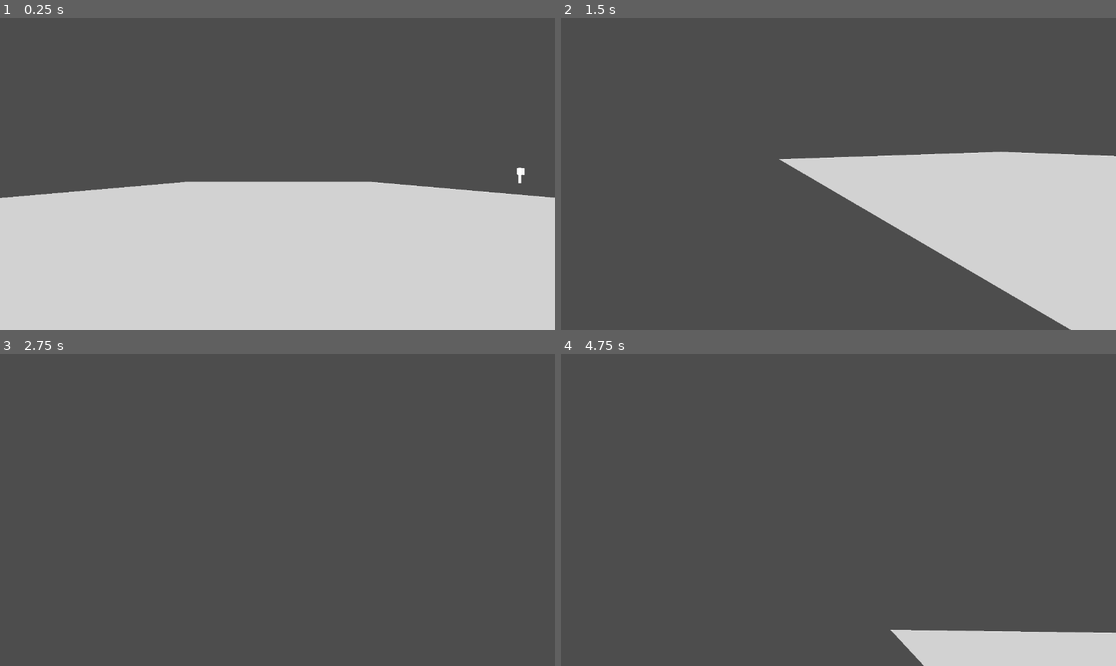
Above: before the commit, frames 1-4 (two rows, left to right).
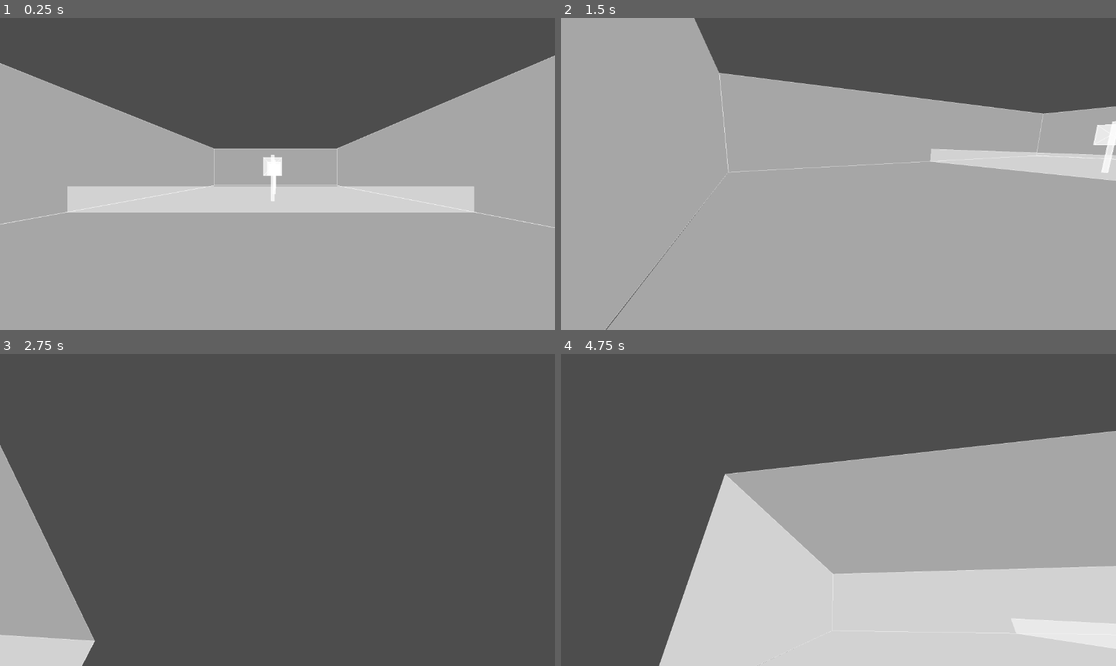
Above: after the commit, the same moments.

Repository: kommeleon/matura
Game: Godot game, scene res://node_2d.tscn
Same seed, same stepped clock (60 frames per second), same inputs: the game is played once before the commit and once after it.
Inputs (mouse positions are in pixels of both pictures, inside the frame that each line leads up to):
- Up to frame 1 (0.25 s): no input
- Up to frame 2 (1.5 s): tap Enter (ui_accept) at 0.5, 1.35 s; move the mouse to (960, 158) at 0.52 s; hold Right (ui_right) 0.53-1.28 s; hold Enter (ui_accept) 0.53-1.28 s; click (960, 158) at 0.67 s; move the mouse to (727, 189) at 1.27 s; hold Down (ui_down) from 1.28 s (still down); click (727, 189) at 1.42 s
- Up to frame 3 (2.75 s): tap Enter (ui_accept) at 1.52, 1.82 s; move the mouse to (333, 441) at 2.02 s; release Down (ui_down) at 2.03 s; hold Right (ui_right) from 2.03 s (still down); hold Enter (ui_accept) from 2.03 s (still down); click (333, 441) at 2.17 s
- Up to frame 4 (4.75 s): move the mouse to (810, 572) at 2.77 s; release Right (ui_right) at 2.78 s; release Enter (ui_accept) at 2.78 s; hold Up (ui_up) 2.78-3.53 s; tap Enter (ui_accept) at 2.85, 3.02, 3.32, 4.35, 4.52 s; click (810, 572) at 2.92 s; move the mouse to (1005, 556) at 3.52 s; hold Enter (ui_accept) 3.53-4.28 s; hold Left (ui_left) from 3.53 s (still down); click (1005, 556) at 3.67 s; tap Escape (ui_cancel) at 4.15 s; move the mouse to (672, 463) at 4.27 s; click (672, 463) at 4.42 s

The runs differ from the first frame. In frame 1, 63% of the frame differs, in the area x 0-100%, y 12-100%; in frame 2, 80%, in the area x 0-100%, y 0-100%; in frame 3, 6.7%; in frame 4, 48%.

Commit message:
Messung der FPS und Szenen von Blender eingefügt
~4h
Ich habe die Szenen die ich schon Blender gemacht habe, in Godot eingefügt. Ausserdem kann wird jetzt jede halbe Sekunde gesagt, was die durschnittliche FPS während dieser halbe Sekunde waren.

Diff:
--- a/project.godot
+++ b/project.godot
@@ -15,6 +15,10 @@
 config/features=PackedStringArray("4.6")
 config/icon="res://icon.svg"
 
+[display]
+
+window/vsync/vsync_mode=0
+
 [dotnet]
 
 project/assembly_name="matura"
@@ -25,6 +29,19 @@
 
 [input]
 
+ui_accept={
+"deadzone": 0.5,
+"events": [Object(InputEventKey,"resource_local_to_scene":false,"resource_name":"","device":0,"window_id":0,"alt_pressed":false,"shift_pressed":false,"ctrl_pressed":false,"meta_pressed":false,"pressed":false,"keycode":4194309,"physical_keycode":0,"key_label":0,"unicode":0,"location":0,"echo":false,"script":null)
+, Object(InputEventKey,"resource_local_to_scene":false,"resource_name":"","device":0,"window_id":0,"alt_pressed":false,"shift_pressed":false,"ctrl_pressed":false,"meta_pressed":false,"pressed":false,"keycode":4194310,"physical_keycode":0,"key_label":0,"unicode":0,"location":0,"echo":false,"script":null)
+, Object(InputEventKey,"resource_local_to_scene":false,"resource_name":"","device":-1,"window_id":0,"alt_pressed":false,"shift_pressed":false,"ctrl_pressed":false,"meta_pressed":false,"pressed":false,"keycode":0,"physical_keycode":4194309,"key_label":0,"unicode":0,"location":0,"echo":false,"script":null)
+]
+}
+ui_cancel={
+"deadzone": 0.5,
+"events": [Object(InputEventKey,"resource_local_to_scene":false,"resource_name":"","device":0,"window_id":0,"alt_pressed":false,"shift_pressed":false,"ctrl_pressed":false,"meta_pressed":false,"pressed":false,"keycode":4194305,"physical_keycode":0,"key_label":0,"unicode":0,"location":0,"echo":false,"script":null)
+, Object(InputEventKey,"resource_local_to_scene":false,"resource_name":"","device":-1,"window_id":0,"alt_pressed":false,"shift_pressed":false,"ctrl_pressed":false,"meta_pressed":false,"pressed":false,"keycode":0,"physical_keycode":4194305,"key_label":0,"unicode":0,"location":0,"echo":false,"script":null)
+]
+}
 ui_left={
 "deadzone": 0.5,
 "events": [Object(InputEventKey,"resource_local_to_scene":false,"resource_name":"","device":0,"window_id":0,"alt_presse …(194 unchanged characters)…
--- a/screen_renderer.gd
+++ b/screen_renderer.gd
@@ -1,18 +1,111 @@
 extends Node2D
-var Ziel_1 = {
-	'points': [Vector3(80.7073, 0.0030, 64.1592), Vector3(80.7073, 5.0770, 64.1592), Vector3(80.7073, 0.0030, 64.4974), Vector3(80.7073, 5.0770, 64.4974), Vector3(81.0456, 0.0030, 64.1592), Vector3(81.0456, 5.0770, 64.1592), Vector3(81.0456, 0.0030, 64.4974), Vector3(81.0456, 5.0770, 64.4974), Vector3(79.8764, 2.8000, 63.9183), Vector3(79.8764, 4.8000, 63.9183), Vector3(79.8764, 2.8000, 64.2027), Vector3(79.8764, 4.8000, 64.2027), Vector3(81.8764, 2.8000, 63.9183), Vector3(81.8764, 4.8000, 63.9183), Vector3(81.8764, 2.8000, 64.2027), Vector3(81.8764, 4.8000, 64.2027), Vector3(80.8764, 3.8000, 63.9183)],
-	'faces': [[0, 1, 3, 2], [2, 3, 7, 6], [6, 7, 5, 4], [4, 5, 1, 0], [2, 6, 4, 0], [7, 3, 1, 5], [8, 9, 11, 10], [10, 11, 15, 14], [14, 15, 13, 12], [12, 16, 8], [10, 14, 12, 8], [15, 11, 9, 13], [8, 16, 9], [9, 16, 13], [16, 12, 13]]
+
+var plane_001 = {
+	'points': [Vector3(-16.5296, 0.0000, 15.1689), Vector3(15.4704, 0.0000, 15.1689), Vector3(-16.5296, 2.0000, 15.1689), Vector3(15.4704, 2.0000, 15.1689)],
+	'faces': [[0, 1, 3, 2]]
+}
+var plane = {
+	'points': [Vector3(-16.5296, 0.0000, -13.8311), Vector3(15.4704, 0.0000, -13.8311), Vector3(-16.5296, 0.0000, 50.1689), Vector3(15.4704, 0.0000, 50.1689)],
+	'faces': [[0, 1, 3, 2]]
+}
+var ziel_1 = {
+	'points': [Vector3(-0.6988, 0.0030, 21.2529), Vector3(-0.6988, 5.0770, 21.2529), Vector3(-0.6988, 0.0030, 21.5912), Vector3(-0.6988, 5.0770, 21.5912), Vector3(-0.3605, 0.0030, 21.2529), Vector3(-0.3605, 5.0770, 21.2529), Vector3(-0.3605, 0.0030, 21.5912), Vector3(-0.3605, 5.0770, 21.5912), Vector3(-1.5296, 2.8000, 21.0121), Vector3(-1.5296, 4.8000, 21.0121), Vector3(-1.5296, 2.8000, 21.2964), Vector3(-1.5296, 4.8000, 21.2964), Vector3(0.4704, 2.8000, 21.0121), Vector3(0.4704, 4.8000, 21.0121), Vector3(0.4704, 2.8000, 21.2964), Vector3(0.4704, 4.8000, 21.2964), Vector3(-0.5296, 3.8000, 21.0121)],
+	'faces': [[0, 1, 3, 2], [2, 3, 7, 6], [6, 7, 5, 4], [4, 5, 1, 0], [2, 6, 4, 0], [7, 3, 1, 5], [8, 9, 11, 10], [10, 11, 15, 14], [14, 15, 13, 12], [12, 16, 8], [10, 14, 12, 8], [15, 11, 9, 13], [8, 16, 9], [9, 16, 13], [16, 12, 13]]
+}
+var ziel_2 = {
+	'points': [Vector3(-0.6988, 0.0030, 29.1571), Vector3(-0.6988, 5.0770, 29.1571), Vector3(-0.6988, 0.0030, 29.4953), Vector3(-0.6988, 5.0770, 29.4953), Vector3(-0.3605, 0.0030, 29.1571), Vector3(-0.3605, 5.0770, 29.1571), Vector3(-0.3605, 0.0030, 29.4953), Vector3(-0.3605, 5.0770, 29.4953), Vector3(-1.5296, 2.8000, 28.9162), Vector3(-1.5296, 4.8000, 28.9162), Vector3(-1.5296, 2.8000, 29.2006), Vector3(-1.5296, 4.8000, 29.2006), Vector3(0.4704, 2.8000, 28.9162), Vector3(0.4704, 4.8000, 28.9162), Vector3(0.4704, 2.8000, 29.2006), Vector3(0.4704, 4.8000, 29.2006), Vector3(-0.5296, 3.8000, 28.9162)],
+	'faces': [[0, 1, 3, 2], [2, 3, 7, 6], [6, 7, 5, 4], [4, 5, 1, 0], [2, 6, 4, 0], [7, 3, 1, 5], [8, 9, 11, 10], [10, 11, 15, 14], [14, 15, 13, 12], [12, 16, 8], [10, 14, 12, 8], [15, 11, 9, 13], [8, 16, 9], [9, 16, 13], [16, 12, 13]]
+}
+var ziel_3 = {
+	'points': [Vector3(-0.6988, 0.0030, 35.4524), Vector3(-0.6988, 5.0770, 35.4524), Vector3(-0.6988, 0.0030, 35.7907), Vector3(-0.6988, 5.0770, 35.7907), Vector3(-0.3605, 0.0030, 35.4524), Vector3(-0.3605, 5.0770, 35.4524), Vector3(-0.3605, 0.0030, 35.7907), Vector3(-0.3605, 5.0770, 35.7907), Vector3(-1.5296, 2.8000, 35.2116), Vector3(-1.5296, 4.8000, 35.2116), Vector3(-1.5296, 2.8000, 35.4959), Vector3(-1.5296, 4.8000, 35.4959), Vector3(0.4704, 2.8000, 35.2116), Vector3(0.4704, 4.8000, 35.2116), Vector3(0.4704, 2.8000, 35.4959), Vector3(0.4704, 4.8000, 35.4959), Vector3(-0.5296, 3.8000, 35.2116)],
+	'faces': [[0, 1, 3, 2], [2, 3, 7, 6], [6, 7, 5, 4], [4, 5, 1, 0], [2, 6, 4, 0], [7, 3, 1, 5], [8, 9, 11, 10], [10, 11, 15, 14], [14, 15, 13, 12], [12, 16, 8], [10, 14, 12, 8], [15, 11, 9, 13], [8, 16, 9], [9, 16, 13], [16, 12, 13]]
+}
+var ziel_4 = {
+	'points': [Vector3(-0.6988, 0.0030, 40.5056), Vector3(-0.6988, 5.0770, 40.5056), Vector3(-0.6988, 0.0030, 40.8438), Vector3(-0.6988, 5.0770, 40.8438), Vector3(-0.3605, 0.0030, 40.5056), Vector3(-0.3605, 5.0770, 40.5056), Vector3(-0.3605, 0.0030, 40.8438), Vector3(-0.3605, 5.0770, 40.8438), Vector3(-1.5296, 2.8000, 40.2647), Vector3(-1.5296, 4.8000, 40.2647), Vector3(-1.5296, 2.8000, 40.5491), Vector3(-1.5296, 4.8000, 40.5491), Vector3(0.4704, 2.8000, 40.2647), Vector3(0.4704, 4.8000, 40.2647), Vector3(0.4704, 2.8000, 40.5491), Vector3(0.4704, 4.8000, 40.5491), Vector3(-0.5296, 3.8000, 40.2647)],
+	'faces': [[0, 1, 3, 2], [2, 3, 7, 6], [6, 7, 5, 4], [4, 5, 1, 0], [2, 6, 4, 0], [7, 3, 1, 5], [8, 9, 11, 10], [10, 11, 15, 14], [14, 15, 13, 12], [12, 16, 8], [10, 14, 12, 8], [15, 11, 9, 13], [8, 16, 9], [9, 16, 13], [16, 12, 13]]
+}
+var ziel_5 = {
+	'points': [Vector3(-0.8851, 0.0030, 44.9307), Vector3(-0.8851, 5.0770, 44.9307), Vector3(-0.8851, 0.0030, 45.2690), Vector3(-0.8851, 5.0770, 45.2690), Vector3(-0.5468, 0.0030, 44.9307), Vector3(-0.5468, 5.0770, 44.9307), Vector3(-0.5468, 0.0030, 45.2690), Vector3(-0.5468, 5.0770, 45.2690), Vector3(-1.7159, 2.8000, 44.6899), Vector3(-1.7159, 4.8000, 44.6899), Vector3(-1.7159, 2.8000, 44.9743), Vector3(-1.7159, 4.8000, 44.9743), Vector3(0.2841, 2.8000, 44.6899), Vector3(0.2841, 4.8000, 44.6899), Vector3(0.2841, 2.8000, 44.9743), Vector3(0.2841, 4.8000, 44.9743), Vector3(-0.7159, 3.8000, 44.6899)],
+	'faces': [[0, 1, 3, 2], [2, 3, 7, 6], [6, 7, 5, 4], [4, 5, 1, 0], [2, 6, 4, 0], [7, 3, 1, 5], [8, 9, 11, 10], [10, 11, 15, 14], [14, 15, 13, 12], [12, 16, 8], [10, 14, 12, 8], [15, 11, 9, 13], [8, 16, 9], [9, 16, 13], [16, 12, 13]]
+}
+var plane_002 = {
+	'points': [Vector3(-16.5296, 0.0000, -13.8311), Vector3(-16.5296, 9.6000, -13.8311), Vector3(-16.5296, 0.0000, 50.1689), Vector3(-16.5296, 9.6000, 50.1689)],
+	'faces': [[0, 1, 3, 2]]
+}
+var plane_003 = {
+	'points': [Vector3(15.4704, 0.0000, -13.8311), Vector3(15.4704, 9.6000, -13.8311), Vector3(15.4704, 0.0000, 50.1689), Vector3(15.4704, 9.6000, 50.1689)],
+	'faces': [[0, 1, 3, 2]]
+}
+var plane_004 = {
+	'points': [Vector3(-16.5296, 9.5948, -13.8311), Vector3(15.4704, 9.5948, -13.8311), Vector3(-16.5296, 0.0225, -13.8311), Vector3(15.4704, 0.0225, -13.8311)],
+	'faces': [[0, 1, 3, 2]]
+}
+var plane_005 = {
+	'points': [Vector3(-16.5296, 9.5948, 50.1689), Vector3(15.4704, 9.5948, 50.1689), Vector3(-16.5296, 0.0225, 50.1689), Vector3(15.4704, 0.0225, 50.1689)],
+	'faces': [[0, 1, 3, 2]]
+}
+
+var cube_005 = {
+	'points': [Vector3(42.4966, -0.9000, -2.4637), Vector3(42.4966, 0.9000, -2.4637), Vector3(42.4966, -0.9000, 3.5363), Vector3(42.4966, 0.9000, 3.5363), Vector3(48.4966, -0.9000, -2.4637), Vector3(48.4966, 0.9000, -2.4637), Vector3(48.4966, -0.9000, 3.5363), Vector3(48.4966, 0.9000, 3.5363)],
+	'faces': [[0, 1, 3, 2], [2, 3, 7, 6], [6, 7, 5, 4], [4, 5, 1, 0], [2, 6, 4, 0], [7, 3, 1, 5]]
+}
+var cube_006 = {
+	'points': [Vector3(50.4966, 4.1000, 4.5363), Vector3(50.4966, 5.9000, 4.5363), Vector3(50.4966, 4.1000, 10.5363), Vector3(50.4966, 5.9000, 10.5363), Vector3(56.4966, 4.1000, 4.5363), Vector3(56.4966, 5.9000, 4.5363), Vector3(56.4966, 4.1000, 10.5363), Vector3(56.4966, 5.9000, 10.5363)],
+	'faces': [[0, 1, 3, 2], [2, 3, 7, 6], [6, 7, 5, 4], [4, 5, 1, 0], [2, 6, 4, 0], [7, 3, 1, 5]]
+}
+var cube_007 = {
+	'points': [Vector3(43.4966, 7.1000, 12.5363), Vector3(43.4966, 8.9000, 12.5363), Vector3(43.4966, 7.1000, 18.5363), Vector3(43.4966, 8.9000, 18.5363), Vector3(49.4966, 7.1000, 12.5363), Vector3(49.4966, 8.9000, 12.5363), Vector3(49.4966, 7.1000, 18.5363), Vector3(49.4966, 8.9000, 18.5363)],
+	'faces': [[0, 1, 3, 2], [2, 3, 7, 6], [6, 7, 5, 4], [4, 5, 1, 0], [2, 6, 4, 0], [7, 3, 1, 5]]
+}
+var cube_008 = {
+	'points': [Vector3(51.4966, -3.9000, 28.5363), Vector3(51.4966, -2.1000, 28.5363), Vector3(51.4966, -3.9000, 34.5363), Vector3(51.4966, -2.1000, 34.5363), Vector3(57.4966, -3.9000, 28.5363), Vector3(57.4966, -2.1000, 28.5363), Vector3(57.4966, -3.9000, 34.5363), Vector3(57.4966, -2.1000, 34.5363)],
+	'faces': [[0, 1, 3, 2], [2, 3, 7, 6], [6, 7, 5, 4], [4, 5, 1, 0], [2, 6, 4, 0], [7, 3, 1, 5]]
+}
+var cube_009 = {
+	'points': [Vector3(59.4966, -0.9000, 37.5363), Vector3(59.4966, 0.9000, 37.5363), Vector3(59.4966, -0.9000, 43.5363), Vector3(59.4966, 0.9000, 43.5363), Vector3(65.4966, -0.9000, 37.5363), Vector3(65.4966, 0.9000, 37.5363), Vector3(65.4966, -0.9000, 43.5363), Vector3(65.4966, 0.9000, 43.5363)],
+	'faces': [[0, 1, 3, 2], [2, 3, 7, 6], [6, 7, 5, 4], [4, 5, 1, 0], [2, 6, 4, 0], [7, 3, 1, 5]]
+}
+var cube_010 = {
+	'points': [Vector3(57.4966, 1.1000, 48.5363), Vector3(57.4966, 2.9000, 48.5363), Vector3(57.4966, 1.1000, 54.5363), Vector3(57.4966, 2.9000, 54.5363), Vector3(63.4966, 1.1000, 48.5363), Vector3(63.4966, 2.9000, 48.5363), Vector3(63.4966, 1.1000, 54.5363), Vector3(63.4966, 2.9000, 54.5363)],
+	'faces': [[0, 1, 3, 2], [2, 3, 7, 6], [6, 7, 5, 4], [4, 5, 1, 0], [2, 6, 4, 0], [7, 3, 1, 5]]
+}
+var cube_011 = {
+	'points': [Vector3(57.4966, 3.1000, 58.5363), Vector3(57.4966, 4.9000, 58.5363), Vector3(57.4966, 3.1000, 64.5363), Vector3(57.4966, 4.9000, 64.5363), Vector3(63.4966, 3.1000, 58.5363), Vector3(63.4966, 4.9000, 58.5363), Vector3(63.4966, 3.1000, 64.5363), Vector3(63.4966, 4.9000, 64.5363)],
+	'faces': [[0, 1, 3, 2], [2, 3, 7, 6], [6, 7, 5, 4], [4, 5, 1, 0], [2, 6, 4, 0], [7, 3, 1, 5]]
+}
+
+var plane_006 = {
+	'points': [Vector3(100.3144, 9.5948, 38.3112), Vector3(169.6352, 9.5948, 38.3112), Vector3(100.3144, 0.0225, 38.3112), Vector3(169.6352, 0.0225, 38.3112)],
+	'faces': [[0, 1, 3, 2]]
+}
+var plane_007 = {
+	'points': [Vector3(100.3144, 9.5948, -32.7644), Vector3(169.6352, 9.5948, -32.7644), Vector3(100.3144, 0.0225, -32.7644), Vector3(169.6352, 0.0225, -32.7644)],
+	'faces': [[0, 1, 3, 2]]
+}
+var plane_008 = {
+	'points': [Vector3(169.6352, 0.0000, -32.7644), Vector3(169.6352, 9.6000, -32.7644), Vector3(169.6352, 0.0000, 38.3112), Vector3(169.6352, 9.6000, 38.3112)],
+	'faces': [[0, 1, 3, 2]]
+}
+var plane_009 = {
+	'points': [Vector3(100.3144, 0.0000, -32.7644), Vector3(100.3144, 9.6000, -32.7644), Vector3(100.3144, 0.0000, 38.3112), Vector3(100.3144, 9.6000, 38.3112)],
+	'faces': [[0, 1, 3, 2]]
 }
 var plane_010 = {
-	'points': [Vector3(-34.6578, 0.0000, 0.7132), Vector3(34.6629, 0.0000, 0.7132), Vector3(-34.6578, 0.0000, 71.7887), Vector3(34.6629, 0.0000, 71.7887)],
-	'faces': [[0, 1, 3, 2]]
-}
-
-var camera_pos = Vector3(0,3,0)
+	'points': [Vector3(100.3144, 0.0000, -32.7644), Vector3(169.6352, 0.0000, -32.7644), Vector3(100.3144, 0.0000, 38.3112), Vector3(169.6352, 0.0000, 38.3112)],
+	'faces': [[0, 1, 3, 2]]
+}
+
+
+
+var camera_pos = Vector3(0,0,0)
 var camera_rot = Vector2(0,0)
-var arrays_to_render = [Ziel_1, plane_010]
-var speed = 5
+var arrays_to_render = [[plane_001, plane, ziel_1, ziel_2, ziel_3, ziel_4, ziel_5, plane_002, plane_003, plane_004, plane_005],[cube_005, cube_006, cube_007, cube_008, cube_009, cube_010, cube_011], [plane_006, plane_007, plane_008, plane_009, plane_010]]
+var scene = 1
+var speed = 15
 var sensitivity = 5
+var frame_count = 0
+var fps_sum = 0.0
+var time_passed = 0.0
 
 func _camera_rot_2d():
 	var basis = Basis().rotated(Vector3(0, 1, 0), camera_rot.y) # Rotation der Kamera nach links oder rechts
@@ -49,7 +142,6 @@
 	"faces_array": new_faces
 	}
 
-
 func _calculate_interpolated_points(points_array, face):
 	var new_face = []
 	var new_points_array = points_array.duplicate()
@@ -99,7 +191,7 @@
 	return {
 		"points_array": _3d_to_2d(result["points_array"]),
 		"faces_array": result["faces_array"]
-}
+	}
 
 
 func _input(event):
@@ -107,6 +199,19 @@
 		camera_rot.y -= event.relative.x * sensitivity/-1000
 		camera_rot.x += event.relative.y * sensitivity/1000
 		camera_rot.x = clamp(camera_rot.x, -1.57, 1.57) # keine Überrotation
+
+	if event is InputEventMouseButton:
+		if event.pressed and event.button_index == MOUSE_BUTTON_LEFT:
+			Input.set_mouse_mode(Input.MOUSE_MODE_CAPTURED) # Damit der Zeiger nicht aus dem Fenster gehen kann
+
+	if event.is_action_pressed("ui_cancel"):
+		Input.set_mouse_mode(Input.MOUSE_MODE_VISIBLE) # Wenn man Esc drückt kann man die Maus wieder Frei bewegen
+
+	if event.is_action_pressed("ui_accept"):
+		if scene == arrays_to_render.size():
+			scene = 1
+		else:
+			scene += 1
 
 
 func _process(delta):
@@ -128,6 +233,17 @@
 		camera_pos.x += side.x * speed * delta
 		camera_pos.z += side.z * speed * delta
 
+	var current_fps = 1.0 / delta
+	frame_count += 1
+	fps_sum += current_fps
+
+	time_passed += delta
+	if time_passed >= 0.5:
+		var fps_avg = fps_sum / frame_count
+		print("Average FPS: ", fps_avg)
+		time_passed = 0
+		fps_sum = 0
+		frame_count = 0
 	camera_pos.y = clamp(camera_pos.y, 3, 100) # Damit der Spieler nicht über den Boden gehen kann
 	queue_redraw()
 
@@ -135,9 +251,9 @@
 
 	var screen_center = get_viewport_rect().size / 2
 	var scale_amount = 400.0
-	var color = Color(1.0, 1.0, 1.0, 0.75)
-
-	for array in arrays_to_render:
+	var color = Color(1.0, 1.0, 1.0, 0.5)
+
+	for array in arrays_to_render[scene - 1]:
 		var screen_points = []
 		var points_to_draw = _rendered_points(array['points'], array['faces'], camera_pos)
 		for i in points_to_draw["points_array"]:
Not shown, changed: .matura_history/autosave/autosave_objects.json
Not shown, changed: .matura_history/manifest.json
Not shown, added: export_presets.cfg
Not shown, changed: .matura_history/autosave/snapshot.blend_snapshot
Not shown, changed: matura.blend
Not shown, changed: matura.blend1
